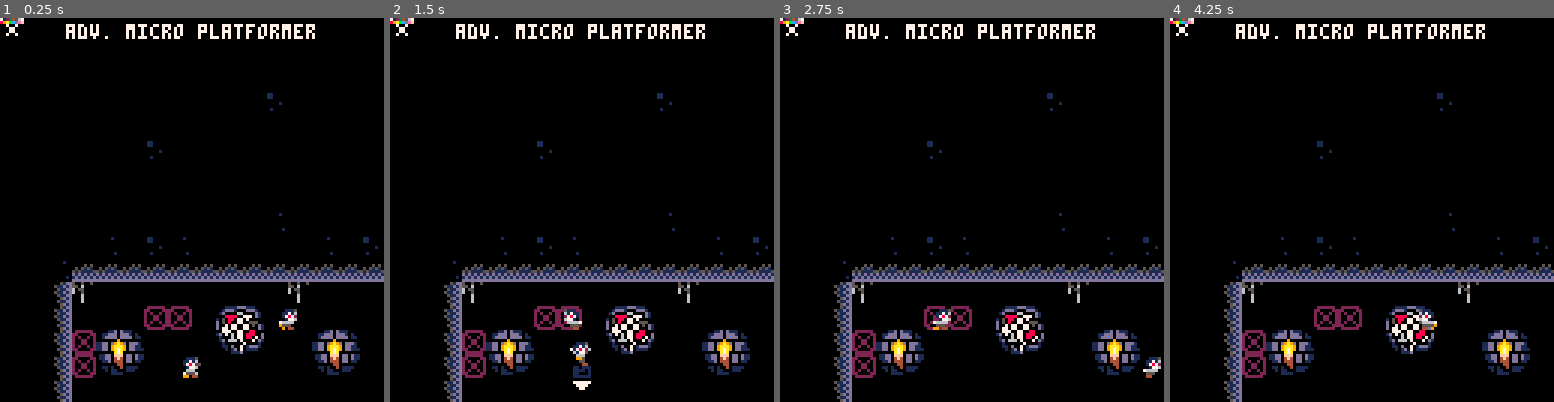
Above: before the commit, frames 1-4 (left to right).
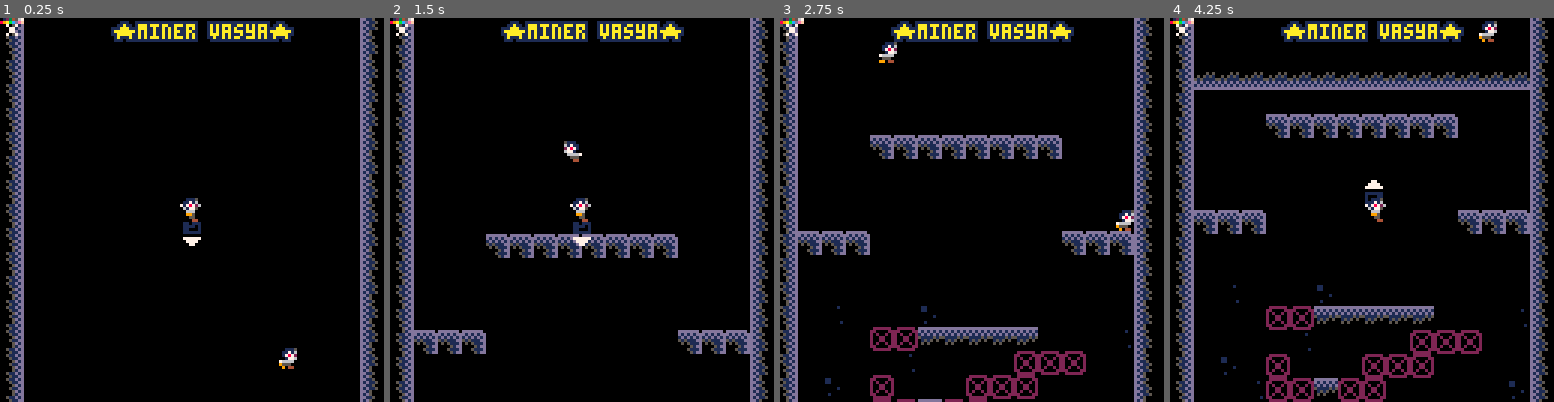
Above: after the commit, the same moments.

Repository: AntonPetrochenko/old48
Game: PICO-8 cartridge test.p8
The game is run twice, just before and just after one commit, with the same random seed, the same clock (stepped at 60 frames per second) and the same inputs.
Inputs:
- Up to frame 1 (0.25 s): no input
- Up to frame 2 (1.5 s): tap X (X key) at 0.33, 1.07 s; tap O (Z key) at 0.7 s
- Up to frame 3 (2.75 s): hold Right 1.6-2.1 s; tap O (Z key) at 1.7, 2.1, 2.5 s; tap X (X key) at 1.85 s; hold Up 2.15-2.42 s; hold Right from 2.47 s (still down)
- Up to frame 4 (4.25 s): tap O (Z key) every 0.4 s from 2.9 to 4.1 s; tap X (X key) at 2.97, 4.08 s; release Right at 3.03 s; hold Left 3.08-3.58 s; hold Down 3.63-3.97 s; hold Right from 4.02 s (still down)

The runs differ from the first frame. In frame 1, 19% of the frame differs, in the area x 0-100%, y 0-100%; in frame 2, 22%; in frame 3, 25%; in frame 4, 30%.

Commit message:
ousadgfdksahf

Diff:
--- a/test.p8
+++ b/test.p8
@@ -29,6 +29,19 @@
 {
 
 }
+-- giga clutch!
+
+_mget = mget
+
+function mget(x,y)
+	return _mget(x,y%32)
+end
+
+function cmset(x,y,t)
+	mset(x,y%32,t)
+end
+
+-- /giga clutch
 
 --math
 --------------------------------
@@ -181,7 +194,9 @@
 --utils
 --------------------------------
 
-function distance(x1,y1,x2,y2)
+function distance(x1,_y1,x2,_y2)
+	local y1 = _y1%256
+	local y2 = _y2%256
 	return vec_length(x2-x1,y2-y1)
 end
 
@@ -278,6 +293,7 @@
 --objects
 --------------------------------
 
+camera_y = 0
 --make the player
 function m_player(x,y)
 
@@ -405,7 +421,7 @@
 
 		uncharge = function(self)
 			if (self.charge) then
-				cam:shake(15,2)
+				camera_shake = 15
 				sfx(2,-1)
 				sfx(1)
 				self.charge = false
@@ -415,7 +431,10 @@
 		--call once per tick.
 		update=function(self)
 
-			--todo: kill enemies.
+			if descent_tracker > 8 then
+				descent_tracker = 0
+				generator(self.y)
+			end
 
 			--track button presses
 			local bl=btn(0) --left
@@ -496,8 +515,14 @@
 				self.drilling_timer -= 1
 				self.dx = 0
 				self.dy = 0
-			else
+			end
+
+			if self.drilling_timer == 1 then
 				music(-1)
+				sfx(5)
+				for i=0,32 do
+					m_line_particle(self.x+self.cdx*5,self.y+self.cdy*5,10,15)
+				end
 			end
 
 			if not self.ground and not self.charge and self.drilling_timer == 0 then
@@ -521,6 +546,18 @@
 				self.dx = self.cdx
 				self.dy = self.cdy
 
+				-- break block by collision
+
+				for ix = -5,5,5 do
+					for iy = -5,5,5 do
+						if fget_at(self.x+ix,self.y+iy,7) then
+							sfx(3)
+							cmset(flr((self.x+ix)/8),flr((self.y+iy)/8),0)
+						end
+					end
+				end
+
+				-- break block and objects by drill
 				for i=0,5 do
 
 					local bx = self.x+self.cdx*5
@@ -529,7 +566,7 @@
 					if fget_at(bx,by,7) then
 						sfx(3)
 						--self:uncharge()
-						mset(flr(bx/8),flr(by/8),0)
+						cmset(flr(bx/8),flr(by/8),0)
 					end
 
 					for id,object in pairs(objects) do
@@ -612,14 +649,31 @@
 				end
 			end
 
+			camera_y = self.y - 64
+
+			descent_tracker += self.dy
+
+
+
+			if self.y >= 256+64  then
+
+				camera_y = 0
+				self.y = 64
+			end
+
 		end,
 
 		--draw the player
 		draw=function(self)
+
 			local nx,ny = vec_normalize(self.cdx or 0,self.cdy or 0)
-			circfill(bx,by,1,7)
+			local rx,ry = 0,0
+			if self.charge then
+				rx = rnd(4)-2
+				ry = rnd(4)-2
+			end
 			if not self.grounded then
-				rspr(120,24,self.x+nx*8-4,self.y+ny*8-4,-vec_angle(nx,ny),1)
+				rspr(120,24,self.x+nx*8-4+rx,self.y+ny*8-4+ry,-vec_angle(nx,ny),1)
 			end
 
 			if self.drilling_timer > 0 then
@@ -634,11 +688,14 @@
 				self.w/8,self.h/8,
 				self.flipx,
 				false)
+
 		end,
 	}
 
 	return p
 end
+
+descent_tracker = 0
 
 function m_enemy(x,y)
 
@@ -739,86 +796,64 @@
 	return p
 end
 
---make the camera.
-function m_cam(target)
-	local c=
-	{
-		tar=target,--target to follow.
-		pos=m_vec(target.x,target.y),
-
-		--how far from center of screen target must
-		--be before camera starts following.
-		--allows for movement in center without camera
-		--constantly moving.
-		pull_threshold=16,
-
-		--min and max positions of camera.
-		--the edges of the level.
-		pos_min=m_vec(64,64),
-		pos_max=m_vec(320,64),
-
-		shake_remaining=0,
-		shake_force=0,
-
-		update=function(self)
-
-			self.shake_remaining=max(0,self.shake_remaining-1)
-
-			--follow target outside of
-			--pull range.
-			if self:pull_max_x()<self.tar.x then
-				self.pos.x+=min(self.tar.x-self:pull_max_x(),4)
-			end
-			if self:pull_min_x()>self.tar.x then
-				self.pos.x+=min((self.tar.x-self:pull_min_x()),4)
-			end
-			if self:pull_max_y()<self.tar.y then
-				self.pos.y+=min(self.tar.y-self:pull_max_y(),4)
-			end
-			if self:pull_min_y()>self.tar.y then
-				self.pos.y+=min((self.tar.y-self:pull_min_y()),4)
-			end
-
-			--lock to edge
-			if(self.pos.x<self.pos_min.x)self.pos.x=self.pos_min.x
-			if(self.pos.x>self.pos_max.x)self.pos.x=self.pos_max.x
-			if(self.pos.y<self.pos_min.y)self.pos.y=self.pos_min.y
-			if(self.pos.y>self.pos_max.y)self.pos.y=self.pos_max.y
-		end,
-
-		cam_pos=function(self)
-			--calculate camera shake.
-			local shk=m_vec(0,0)
-			if self.shake_remaining>0 then
-				shk.x=rnd(self.shake_force)-(self.shake_force/2)
-				shk.y=rnd(self.shake_force)-(self.shake_force/2)
-			end
-			return self.pos.x-64+shk.x,self.pos.y-64+shk.y
-		end,
-
-		pull_max_x=function(self)
-			return self.pos.x+self.pull_threshold
-		end,
-
-		pull_min_x=function(self)
-			return self.pos.x-self.pull_threshold
-		end,
-
-		pull_max_y=function(self)
-			return self.pos.y+self.pull_threshold
-		end,
-
-		pull_min_y=function(self)
-			return self.pos.y-self.pull_threshold
-		end,
-
-		shake=function(self,ticks,force)
-			self.shake_remaining=ticks
-			self.shake_force=force
+function generator(current_y)
+	-- tile numbers
+
+	sfx(6)
+
+	local now = flr(current_y/8)
+	local cutoff = now-10
+	local target = now+18
+
+
+
+	for i=1,14 do
+		for yi = 0,4 do
+			cmset(i,cutoff-yi,0)
 		end
-	}
-
-	return c
+		cmset(i,cutoff+1,71)
+	end
+	cmset(flr(rnd(16)),target,73)
+	cmset(flr(rnd(16)),target,74)
+	for i,v in pairs(objects) do
+		if p1.y > v.y and p1.y - v.y > 160 then
+			objects[i] = nil
+			sfx(0)
+		end
+	end
+
+	if target%8<4 then
+
+		local platform_budget = rnd(3)+3
+		while platform_budget > 1 do
+			local platform_spending = rnd(platform_budget)
+			platform_budget -= platform_spending
+			platform(rnd(8)+4,target,platform_spending,76)
+
+		end
+	end
+
+	if target%3==0 then
+
+		local platform_budget = rnd(3)+3
+		while platform_budget > 1 do
+			local platform_spending = rnd(platform_budget)
+			platform_budget -= platform_spending
+			platform(rnd(8)+4,target,platform_spending,69)
+
+		end
+	end
+
+
+	cmset(0,target,70)
+	cmset(15,target,72)
+end
+
+function platform(x,y,w,t)
+	for i=0,w-1 do
+		cmset(x+i,y,t)
+		cmset(x-i,y,t)
+	end
 end
 
 --game flow
@@ -831,7 +866,7 @@
 	objects = {}
 	particles = {}
 	ticks=0
-	p1=m_player(64,100)
+	p1=m_player(64,32)
 
 	test_bat=m_enemy(80,100)
 	test_bat:set_anim("walk")
@@ -839,7 +874,6 @@
 	p1:set_anim("walk")
 
 	objects[0] = test_bat
-	cam=m_cam(p1)
 end
 
 --p8 functions
@@ -858,18 +892,25 @@
 	for i,v in pairs(particles) do
 		v:update()
 	end
-	cam:update()
 	--demo camera shake
 end
-
+camera_shake = 0
 function _draw()
 
 	cls(0)
 
 	-- world
-	camera(0,0)
-
-	map(0,0,16,16,128,128)
+	local shx,shy = 0,0
+	if camera_shake > 0 then
+		shx = rnd(6)-3
+		shy = rnd(6)-3
+		camera_shake -= 1
+	end
+	camera(0+shx,camera_y+shy)
+
+	map(0,0,0,0,16,32) -- real
+	map(0,0,0,256,16,32) -- bottom_phantom
+	map(0,0,0,-256,16,32) -- top_phantom
 
 	p1:draw()
 
@@ -884,7 +925,7 @@
 	camera(0,0)
 	spr(p1.drilled_sprite or 0, 0,0)
 
-	printc("adv. micro platformer",64,4,7,0,0)
+	printc("★miner vasya★",64,4,10,1,0)
 
 end
 
@@ -1148,30 +1189,48 @@
 
 
 __gff__
-0000000000000000000000000000000000000000000000000000000000000000000000000000000000000000000000000000000000000000000000000000000002010101010101010101010081000000000000000000000000000000000000000000000000000000000000000000000001010000000100000000000000000000
+0000000000000000000000000000000000000000000000000000000000000000000000000000000000000000000000000000000000000000000000000000000002010101010101010100000081000000000000000000000000000000000000000000000000000000000000000000000001010000000100000000000000000000
 0000000000000000000000000000000000000000000000000000000000000000000000000000000000000000000000000000000000000000000000000000000000000000000000000000000000000000000000000000000000000000000000000000000000000000000000000000000000000000000000000000000000000000
 __map__
-7171717171717171717171717171717171710000717171717171717171717171717171717171000000007171717171710000000000000000000000000000000000000000000000000000000000000000000000000000000000000000000000000000000000000000000000000000000000000000000000000000000000000000
-7070707070707070704970707070704a49430000444747474747474747474749474747474743000000004447474747490000000000000000000000000000000000000000000000000000000000000000000000000000000000000000000000000000000000000000000000000000000000000000000000000000000000000000
-7070707070707070707070707070704946770000770000000000007700007748464a75460000000000000000487549480000000000000000000000000000000000000000000000000000000000000000000000000000000000000000000000000000000000000000000000000000000000000000000000000000000000000000
-7070707049707070707070707070704a4600000000000000000000000000004846497146000000000000000048494a480000000000000000000000000000000000000000000000000000000000000000000000000000000000000000000000000000000000000000000000000000000000000000000000000000000000000000
-7070707070707070707070707070704946404040404000000000000000000048460075460000000000000000487500480000000000000000000000000000000000000000000000000000000000000000000000000000000000000000000000000000000000000000000000000000000000000000000000000000000000000000
-7070707070707070707070707070704a46000050510000004000400040004048464a71460000000000000000484a49480000000000000000000000000000000000000000000000000000000000000000000000000000000000000000000000000000000000000000000000000000000000000000000000000000000000000000
-7070707070707070704a7070707070494600006061000000000000000076004846497546000000000000000048754a480000000000000000000000000000000000000000000000000000000000000000000000000000000000000000000000000000000000000000000000000000000000000000000000000000000000000000
-70704a70494a70707070704a7049704a46000076740000000000004145420048464747430000000000000000444747480000000000000000000000000000000000000000000000000000000000000000000000000000000000000000000000000000000000000000000000000000000000000000000000000000000000000000
-4a47474747474747474747474747474946000041420000000000004849460048467700000000000000000000007700480000000000000000000000000000000000000000000000000000000000000000000000000000000000000000000000000000000000000000000000000000000000000000000000000000000000000000
-467700000000000000007700000077484600004443000000505100484a464048460000005051000000005051000000480000000000000000000000000000000000000000000000000000000000000000000000000000000000000000000000000000000000000000000000000000000000000000000000000000000000000000
-460000004c4c0056570000000000004846000000000000006061004849460048464200006061000000006061000041480000000000000000000000000000000000000000000000000000000000000000000000000000000000000000000000000000000000000000000000000000000000000000000000000000000000000000
-464c50510000006667000050510000484600000000000000767400484a46004846494200000000545500000000414a480000000000000000000000000000000000000000000000000000000000000000000000000000000000000000000000000000000000000000000000000000000000000000000000000000000000000000
-464c60610000000000000060610000444300000000007341454200484946004846704a420000006465000000414970480000000000000000000000000000000000000000000000000000000000000000000000000000000000000000000000000000000000000000000000000000000000000000000000000000000000000000
-46000000000000000000000000000077000000000076414a4a460044474340484670704942000000000000414a7070480000000000000000000000000000000000000000000000000000000000000000000000000000000000000000000000000000000000000000000000000000000000000000000000000000000000000000
-4676000000000000000000000000000000000000744149704946007677007648464970704a4200737400414970704a480000000000000000000000000000000000000000000000000000000000000000000000000000000000000000000000000000000000000000000000000000000000000000000000000000000000000000
-49454545454545454545454545454545454545454548704a4a46454545454545004545454545454545454545454545000000000000000000000000000000000000000000000000000000000000000000000000000000000000000000000000000000000000000000000000000000000000000000000000000000000000000000
-…(8 lines of a section not shown)…
+4600000000000000000000000000004844444444444444444444444444444471717171717171000000007171717171710000000000000000000000000000000000000000000000000000000000000000000000000000000000000000000000000000000000000000000000000000000000000000000000000000000000000000
+4600000000000000000000000000004800000000444747474747474444474749474747474743000000004447474747490000000000000000000000000000000000000000000000000000000000000000000000000000000000000000000000000000000000000000000000000000000000000000000000000000000000000000
+4600000000000000000000000000004800000000770000000000007700007748464a75460000000000000000487549480000000000000000000000000000000000000000000000000000000000000000000000000000000000000000000000000000000000000000000000000000000000000000000000000000000000000000
+460000000000000000000000000000480000000000000000000000000000004846497146000000000000000048494a480000000000000000000000000000000000000000000000000000000000000000000000000000000000000000000000000000000000000000000000000000000000000000000000000000000000000000
+4600000000000000000000000000004846404040404000000000000000000048460075460000000000000000487500480000000000000000000000000000000000000000000000000000000000000000000000000000000000000000000000000000000000000000000000000000000000000000000000000000000000000000
+4600000000000000000000000000004846000050510000004000400040004048464a71460000000000000000484a49480000000000000000000000000000000000000000000000000000000000000000000000000000000000000000000000000000000000000000000000000000000000000000000000000000000000000000
+460000000000000000000000000000484600006061000000000000000076004846497546000000000000000048754a480000000000000000000000000000000000000000000000000000000000000000000000000000000000000000000000000000000000000000000000000000000000000000000000000000000000000000
+4600000000000000000000000000004846000076740000000000004145420048464747430000000000000000444747480000000000000000000000000000000000000000000000000000000000000000000000000000000000000000000000000000000000000000000000000000000000000000000000000000000000000000
+4600000000000000000000000000004846000041420000000000004849460048467700000000000000000000007700480000000000000000000000000000000000000000000000000000000000000000000000000000000000000000000000000000000000000000000000000000000000000000000000000000000000000000
+460000000000000000000000000000484600004443000000505100484a464048460000005051000000005051000000480000000000000000000000000000000000000000000000000000000000000000000000000000000000000000000000000000000000000000000000000000000000000000000000000000000000000000
+4600000000000000000000000000004846000000000000006061004849460048464200006061000000006061000041480000000000000000000000000000000000000000000000000000000000000000000000000000000000000000000000000000000000000000000000000000000000000000000000000000000000000000
+460000000000000000000000000000484600000000000000767400484a46004846494200000000545500000000414a480000000000000000000000000000000000000000000000000000000000000000000000000000000000000000000000000000000000000000000000000000000000000000000000000000000000000000
+460000000000000000000000000000484300000000007341454200484946004846704a420000006465000000414970480000000000000000000000000000000000000000000000000000000000000000000000000000000000000000000000000000000000000000000000000000000000000000000000000000000000000000
+46000000000000000000000000000048000000000076414a4a460044474340484670704942000000000000414a7070480000000000000000000000000000000000000000000000000000000000000000000000000000000000000000000000000000000000000000000000000000000000000000000000000000000000000000
+4600000000000000000000000000004800000000744149704946007677007648464970704a4200737400414970704a480000000000000000000000000000000000000000000000000000000000000000000000000000000000000000000000000000000000000000000000000000000000000000000000000000000000000000
+46000000000000000000000000000048454545454548704a4a46454545454545004545454545454545454545454545000000000000000000000000000000000000000000000000000000000000000000000000000000000000000000000000000000000000000000000000000000000000000000000000000000000000000000
+4600000042424242424242420000004800000000000000000000000000000000000000000000000000000000000000000000000000000000000000000000000000000000000000000000000000000000000000000000000000000000000000000000000000000000000000000000000000000000000000000000000000000000
+4600000000000000000000000000004800000000000000000000000000000000000000000000000000000000000000000000000000000000000000000000000000000000000000000000000000000000000000000000000000000000000000000000000000000000000000000000000000000000000000000000000000000000
+4600000000000000000000000000004800000000000000000000000000000000000000000000000000000000000000000000000000000000000000000000000000000000000000000000000000000000000000000000000000000000000000000000000000000000000000000000000000000000000000000000000000000000
+4600000000000000000000000000004800000000000000000000000000000000000000000000000000000000000000000000000000000000000000000000000000000000000000000000000000000000000000000000000000000000000000000000000000000000000000000000000000000000000000000000000000000000
+4642424200000000000000004242424800000000000000000000000000000000000000000000000000000000000000000000000000000000000000000000000000000000000000000000000000000000000000000000000000000000000000000000000000000000000000000000000000000000000000000000000000000000
+4600000000000000000000000000004800000000000000000000000000000000000000000000000000000000000000000000000000000000000000000000000000000000000000000000000000000000000000000000000000000000000000000000000000000000000000000000000000000000000000000000000000000000
+4600000000000000000000000000004800000000000000000000000000000000000000000000000000000000000000000000000000000000000000000000000000000000000000000000000000000000000000000000000000000000000000000000000000000000000000000000000000000000000000000000000000000000
+4600000000000000000000000000004800000000000000000000000000000000000000000000000000000000000000000000000000000000000000000000000000000000000000000000000000000000000000000000000000000000000000000000000000000000000000000000000000000000000000000000000000000000
+4600000000000000000000000000004800000000000000000000000000000000000000000000000000000000000000000000000000000000000000000000000000000000000000000000000000000000000000000000000000000000000000000000000000000000000000000000000000000000000000000000000000000000
+4600000000000000000000000000004800000000000000000000000000000000000000000000000000000000000000000000000000000000000000000000000000000000000000000000000000000000000000000000000000000000000000000000000000000000000000000000000000000000000000000000000000000000
+4600000000000000000000000000004800000000000000000000000000000000000000000000000000000000000000000000000000000000000000000000000000000000000000000000000000000000000000000000000000000000000000000000000000000000000000000000000000000000000000000000000000000000
+4600000000000000000000000000004800000000000000000000000000000000000000000000000000000000000000000000000000000000000000000000000000000000000000000000000000000000000000000000000000000000000000000000000000000000000000000000000000000000000000000000000000000000
+4600000000000000000000000000004800000000000000000000000000000000000000000000000000000000000000000000000000000000000000000000000000000000000000000000000000000000000000000000000000000000000000000000000000000000000000000000000000000000000000000000000000000000
+4600000000000000000000000000004800000000000000000000000000000000000000000000000000000000000000000000000000000000000000000000000000000000000000000000000000000000000000000000000000000000000000000000000000000000000000000000000000000000000000000000000000000000
+4600000000000000000000000000004800000000000000000000000000000000000000000000000000000000000000000000000000000000000000000000000000000000000000000000000000000000000000000000000000000000000000000000000000000000000000000000000000000000000000000000000000000000
+4600000000000000000000000000004800000000000000000000000000000000000000000000000000000000000000000000000000000000000000000000000000000000000000000000000000000000000000000000000000000000000000000000000000000000000000000000000000000000000000000000000000000000
+…(10 lines of a section not shown)…
Not shown, changed: plan.txt
Not shown, changed: the sound effects (__sfx__) section of test.p8
Not shown, added: s.png
